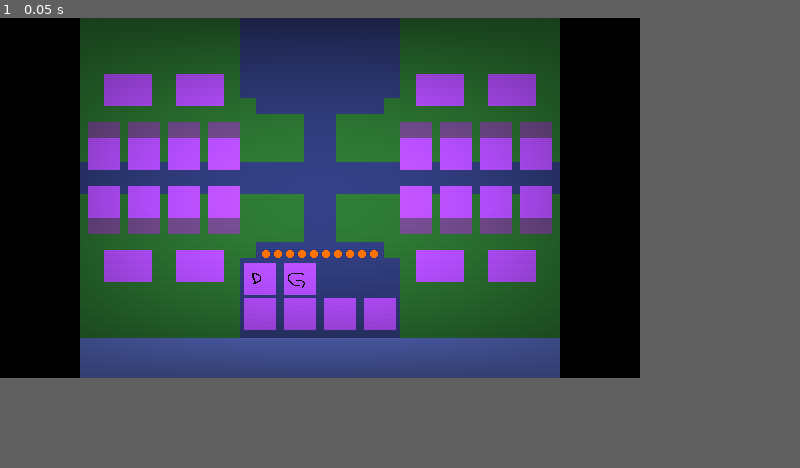
Above: before the commit, frame 1.
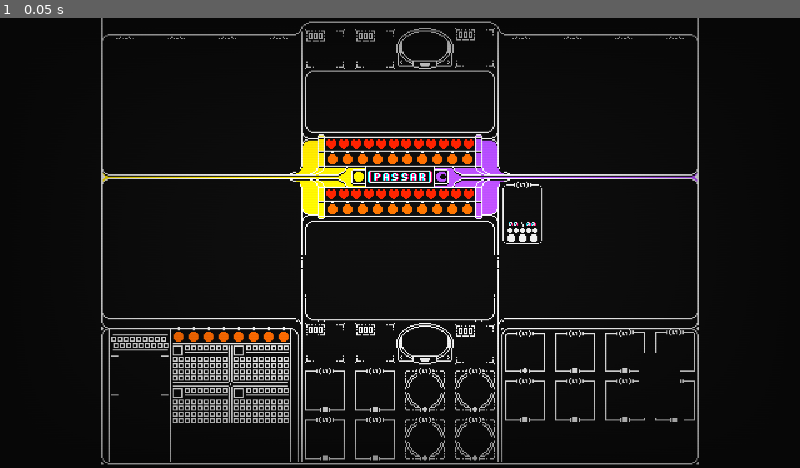
Above: after the commit, the same moment.

Repository: FaunaPolaris/HomeMadeCCG
Game: Godot game, scene res://scenes/main_screen.tscn
Same seed, same stepped clock (60 frames per second), same inputs: the game is played once before the commit and once after it. The project has no main scene, so this scene is started directly.
Inputs:
- Up to frame 1 (0.05 s): no input
In our replay, the window is 640x360 before the commit and 800x450 after it. These sizes can differ from the game's own. Grey fills any space a smaller window leaves; there, only what the larger window draws over its background counts as a difference.

The runs differ from the first frame. In frame 1, 51% of the frame differs, in the area x 10-88%, y 0-100%.

Commit message:
interface base done

Diff:
--- a/project.godot
+++ b/project.godot
@@ -16,10 +16,11 @@
 
 [display]
 
-window/size/viewport_width=640
-window/size/viewport_height=360
+window/size/viewport_width=1920
+window/size/viewport_height=1080
 window/size/mode=3
 window/stretch/mode="viewport"
+mouse_cursor/custom_image="uid://s1pvryr5kd1t"
 
 [physics]
 
--- /dev/null
+++ b/scenes/Card.tscn
@@ -0,0 +1,48 @@
+[gd_scene format=3 uid="uid://das8ust08qhbe"]
+
+[ext_resource type="Script" uid="uid://cd758dkq6t3iq" path="res://source/Card.gd" id="1_tgmmg"]
+[ext_resource type="Texture2D" uid="uid://b4rjh36f7wott" path="res://assets/interface/card/frame/card_frame.png" id="2_4dx8l"]
+[ext_resource type="FontFile" uid="uid://dvv8ymla4o4bl" path="res://assets/fonts/TinyPixels.png" id="2_qf083"]
+
+[sub_resource type="RectangleShape2D" id="RectangleShape2D_barbo"]
+size = Vector2(32, 50)
+
+[sub_resource type="LabelSettings" id="LabelSettings_barbo"]
+line_spacing = 1.0
+font = ExtResource("2_qf083")
+font_size = 4
+
+[node name="card" type="Node2D" unique_id=1773072902]
+texture_filter = 1
+script = ExtResource("1_tgmmg")
+
+[node name="area" type="Area2D" parent="." unique_id=164392027]
+
+[node name="shape" type="CollisionShape2D" parent="area" unique_id=1314683014]
+position = Vector2(17, 25)
+shape = SubResource("RectangleShape2D_barbo")
+
+[node name="border" type="Sprite2D" parent="." unique_id=223110140]
+texture = ExtResource("2_4dx8l")
+centered = false
+
+[node name="stats" type="HBoxContainer" parent="." unique_id=1652611929]
+offset_left = -5.0
+offset_top = 30.0
+offset_right = 39.0
+offset_bottom = 38.0
+theme_override_constants/separation = 6
+alignment = 1
+
+[node name="attack" type="Label" parent="stats" unique_id=1322872011]
+layout_mode = 2
+text = "00"
+label_settings = SubResource("LabelSettings_barbo")
+
+[node name="defense" type="Label" parent="stats" unique_id=1797281809]
+layout_mode = 2
+text = "00"
+label_settings = SubResource("LabelSettings_barbo")
+
+[connection signal="mouse_entered" from="area" to="." method="_on_area_mouse_entered"]
+[connection signal="mouse_exited" from="area" to="." method="_on_area_mouse_exited"]
--- a/scenes/main_screen.tscn
+++ b/scenes/main_screen.tscn
@@ -2,6 +2,7 @@
 
 [ext_resource type="Texture2D" uid="uid://f7bcjx5cxiwo" path="res://assets/interface/fullScreen.png" id="1_7fvvs"]
 [ext_resource type="Shader" uid="uid://bkxddtwrkqf6k" path="res://resources/shaders/ditheing.gdshader" id="2_kusfh"]
+[ext_resource type="PackedScene" uid="uid://das8ust08qhbe" path="res://scenes/Card.tscn" id="4_lushf"]
 
 [sub_resource type="ShaderMaterial" id="ShaderMaterial_barbo"]
 shader = ExtResource("2_kusfh")
@@ -15,6 +16,7 @@
 
 [node name="main screen" type="Node2D" unique_id=1814321988]
 texture_filter = 1
+scale = Vector2(3, 3)
 
 [node name="interface skeleton" type="Sprite2D" parent="." unique_id=848521970]
 position = Vector2(320, 180)
@@ -24,3 +26,28 @@
 material = SubResource("ShaderMaterial_barbo")
 offset_right = 640.0
 offset_bottom = 360.0
+
+[node name="board2" type="GridContainer" parent="." unique_id=1279949097]
+offset_left = 401.0
+offset_top = 131.0
+offset_right = 555.0
+offset_bottom = 239.0
+theme_override_constants/h_separation = 6
+theme_override_constants/v_separation = 6
+columns = 4
+
+[node name="card" parent="board2" unique_id=977773174 instance=ExtResource("4_lushf")]
+
+[node name="card2" parent="board2" unique_id=114681778 instance=ExtResource("4_lushf")]
+
+[node name="card3" parent="board2" unique_id=917958860 instance=ExtResource("4_lushf")]
+
+[node name="card4" parent="board2" unique_id=116153836 instance=ExtResource("4_lushf")]
+
+[node name="card5" parent="board2" unique_id=1845934609 instance=ExtResource("4_lushf")]
+
+[node name="card6" parent="board2" unique_id=563519921 instance=ExtResource("4_lushf")]
+
+[node name="card7" parent="board2" unique_id=1560286660 instance=ExtResource("4_lushf")]
+
+[node name="card8" parent="board2" unique_id=456624028 instance=ExtResource("4_lushf")]
--- /dev/null
+++ b/source/Card.gd
@@ -0,0 +1,16 @@
+extends Node2D
+
+class_name Card
+
+func _ready() -> void:
+	pass # Replace with function body.
+
+# Called every frame. 'delta' is the elapsed time since the previous frame.
+func _process(delta: float) -> void:
+	pass
+
+func _on_area_mouse_entered() -> void:
+	$border.texture = load("res://assets/interface/card/frame/card_selected.png")
+
+func _on_area_mouse_exited() -> void:
+	$border.texture = load("res://assets/interface/card/frame/card_frame.png")
Binary file added: assets/fonts/TinyPixels.aseprite
Binary file added: assets/fonts/TinyPixels.png
Not shown, added: assets/fonts/TinyPixels.png.import
Binary file added: assets/interface/card/frame/card_frame.aseprite
Binary file added: assets/interface/card/frame/card_frame.png
Not shown, added: assets/interface/card/frame/card_frame.png.import
Binary file added: assets/interface/card/frame/card_selected.png
Not shown, added: assets/interface/card/frame/card_selected.png.import
Binary file changed: assets/interface/fullScreen.aseprite
Binary file changed: assets/interface/fullScreen.png
Binary file added: assets/interface/minionStructure_handBase.aseprite
Binary file added: assets/interface/minion_cardBase.aseprite
(and 7 more such lines)
